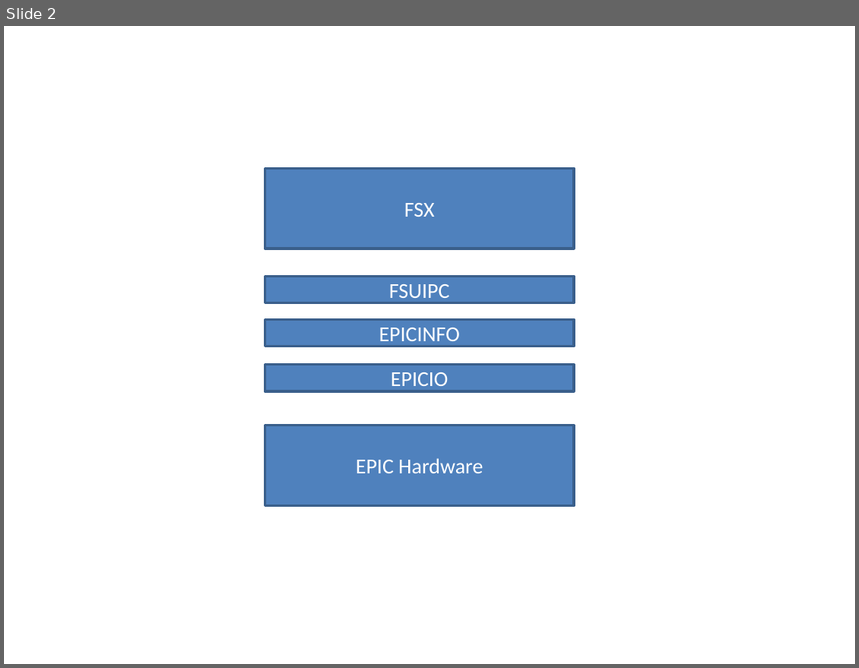
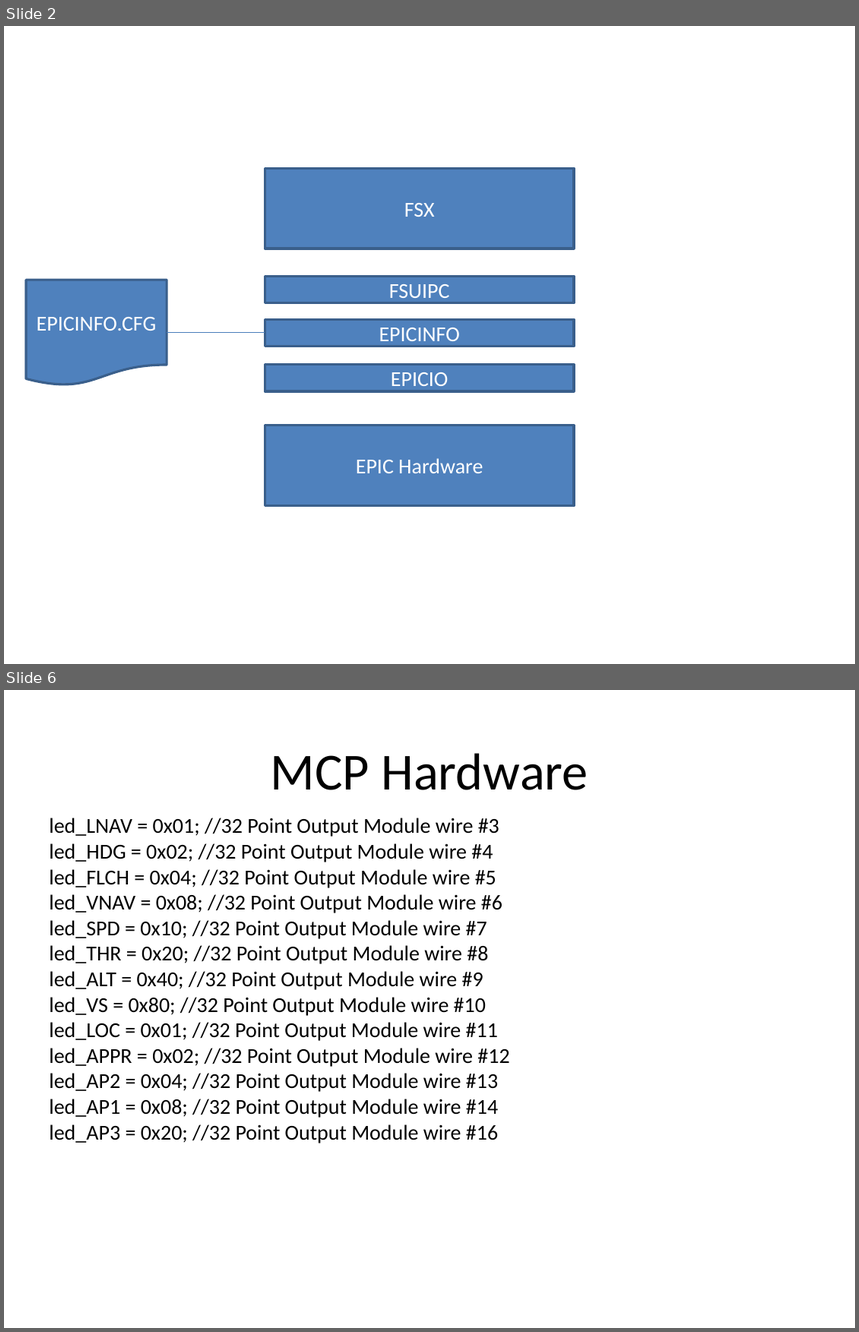
Before and after one commit to kockie69/747-400, a slide deck: 747-400 EPIC.pptx. Shown one above the other, each under a label of ours: slide 2 before the commit, slides 2 and 6 after it; the slides between them are not shown. The pictures are 859x668 and 859x1332 pixels, drawn with LibreOffice and Linux fonts; fonts in the diff are those of the drawing. Boxes give left, top, right and bottom in pixels: in the first picture for what was removed or moved away, otherwise in the second. Text is boxed around its words. In the diff, an @@ line names an element or a change of style, - is before the commit and + after.

```diff
--- a/747-400 EPIC.pptx
+++ b/747-400 EPIC.pptx
@@ slide 6 added at [4,690,855,1328], background #FFFFFF @@
@@ title added at [271,753,588,790], 44 pt, text #000000 @@
+MCP Hardware
@@ text added at [49,818,509,1144], 18 pt, text #000000 @@
+led_LNAV = 0x01; //32 Point Output Module wire #3
+led_HDG = 0x02; //32 Point Output Module wire #4
+led_FLCH = 0x04; //32 Point Output Module wire #5
+led_VNAV = 0x08; //32 Point Output Module wire #6
+led_SPD = 0x10; //32 Point Output Module wire #7
+led_THR = 0x20; //32 Point Output Module wire #8
+led_ALT = 0x40; //32 Point Output Module wire #9
+led_VS = 0x80; //32 Point Output Module wire #10
+led_LOC = 0x01; //32 Point Output Module wire #11
+led_APPR = 0x02; //32 Point Output Module wire #12
+led_AP2 = 0x04; //32 Point Output Module wire #13
+led_AP1 = 0x08; //32 Point Output Module wire #14
+led_AP3 = 0x20; //32 Point Output Module wire #16
@@ slide 2 changed as well @@
@@ flow chart document added at [26,280,167,386], fill #4F81BD, outline #3A5F8C 2 pt, 18 pt, text #FFFFFF @@
+EPICINFO.CFG
@@ line added from (167, 333) to (265, 333), #4B7EBC 0.75 pt @@
```
Also in this commit, not shown: 1 other slide changed, 3 other slides added, 2 other files.
